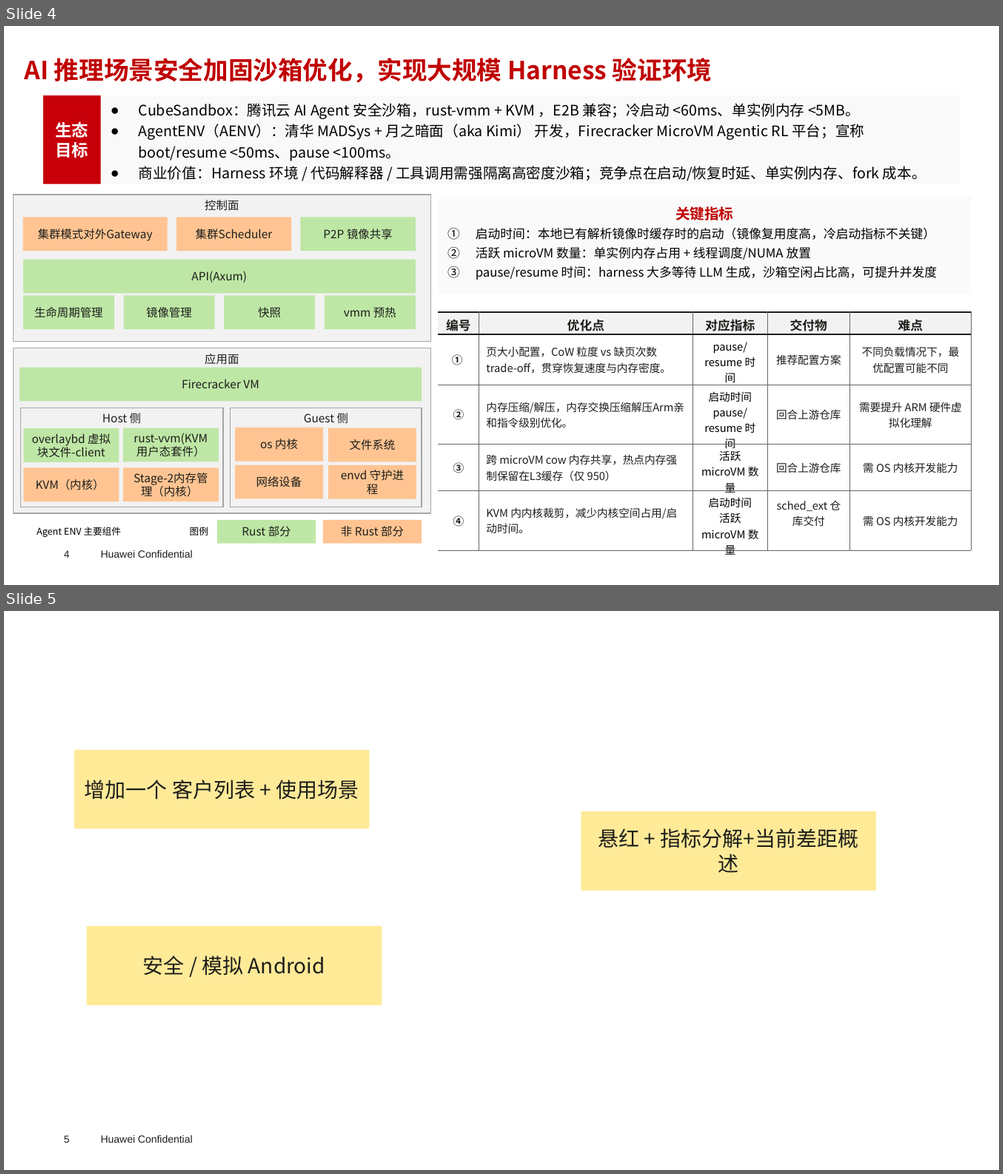
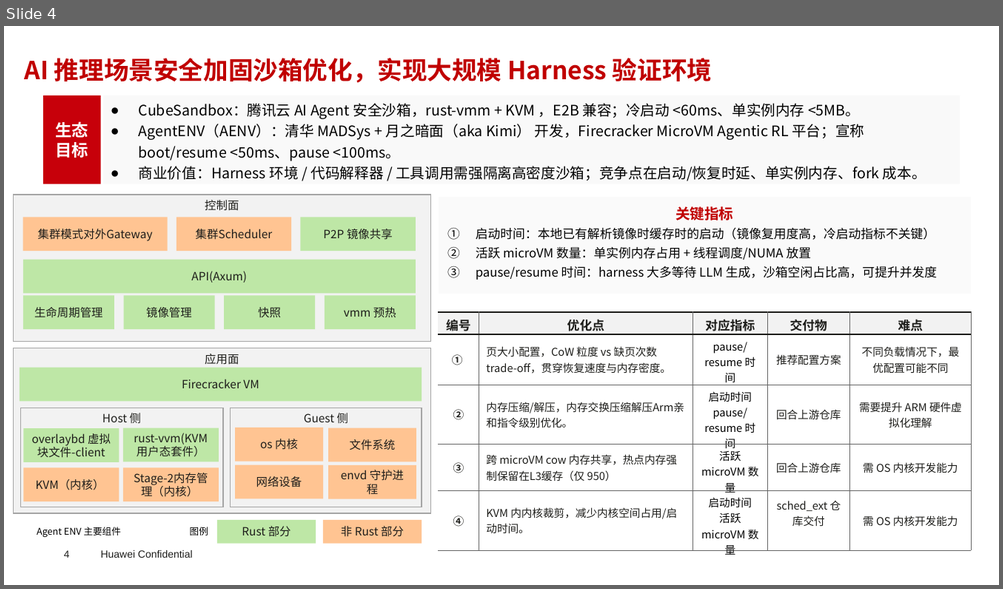
Before and after one commit to sui-zhiyuan/mindvault, a slide deck: slides/Rust_planning.pptx. Shown one above the other, each under a label of ours: slides 4 and 5 before the commit, slide 4 after it. The pictures are 1003x1174 and 1003x589 pixels, drawn with LibreOffice and Linux fonts; fonts in the diff are those of the drawing; background and template pictures are left out. Boxes give left, top, right and bottom in pixels: in the first picture for what was removed or moved away, otherwise in the second. Text is boxed around its words. In the diff, an @@ line names an element or a change of style, - is before the commit and + after.

```diff
--- a/slides/Rust_planning.pptx
+++ b/slides/Rust_planning.pptx
@@ slide 5 removed at (4,611,999,1170), background #FFFFFF; not listed: 2 template elements that a slide beside it also shows @@
@@ rectangle removed at (74,749,370,829) @@
-增加一个 客户列表 + 使用场景
@@ rectangle removed at (580,812,876,891) @@
-悬红 + 指标分解+当前差距概述
@@ rectangle removed at (87,926,382,1005) @@
-安全 / 模拟 Android
```
Also in this commit, not shown: 4 slides changed, 1 slide added, 1 other slide removed.
